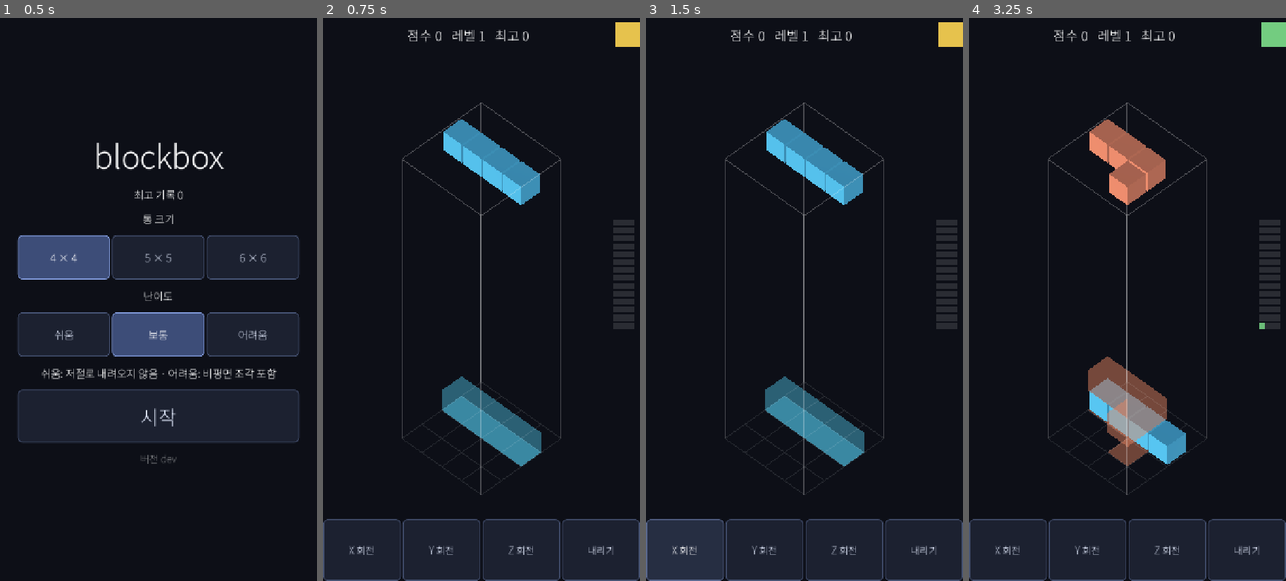
Above: before the commit, frames 1-4 (left to right).
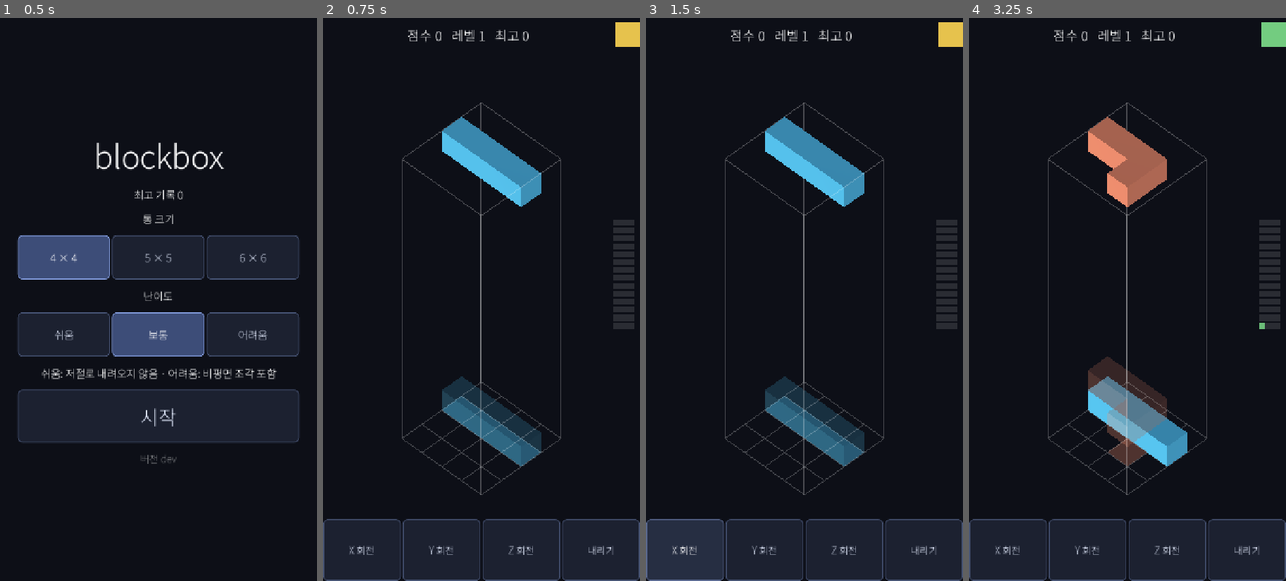
Above: after the commit, the same moments.

Repository: kjw5541a-hash/blockbox
Game: Godot game, scene res://scenes/start.tscn
Same seed, same stepped clock (60 frames per second), same inputs: the game is played once before the commit and once after it.
Inputs (mouse positions are in pixels of both pictures, inside the frame that each line leads up to):
- Up to frame 1 (0.5 s): no input
- Up to frame 2 (0.75 s): click "시작" at 0.5 s
- Up to frame 3 (1.5 s): click "X 회전" at 1.25 s
- Up to frame 4 (3.25 s): click "Y 회전" at 2 s; tap Enter at 2.75 s; move the mouse to (1197, 271) at 2.77 s; hold Right from 2.78 s (still down); tap R at 2.85 s; click (1197, 271) at 2.92 s; tap Space at 3.02 s

Frame 1 is identical in both runs. In frame 2, 2.9% of the frame differs, in the area x 25-75%, y 17-85%; in frame 3, 2.9%; in frame 4, 3.3%.

Commit message:
feat: 조각과 쌓인 칸을 한 덩어리로 그리고 고스트에 입체감을 준다
칸마다 큐브를 놓으면 칸 경계에 그림자 선이 생겨 붙어 있는 칸들이 따로 놀아
보인다. 고스트가 쓰던 껍데기 만들기를 BlockMesh 로 빼내, 떨어지는 조각과
쌓인 칸도 겉면만 남긴 메시 하나로 그린다. 보드 뷰는 칸마다 인스턴스를 두던
MultiMesh 대신 정점 색을 칠한 메시 하나가 됐다.

고스트는 양면을 다 그리고 빛도 안 받아 알파가 두 겹으로 쌓여 안으로 파인
것처럼 보였다. 감는 방향을 Godot 규약(앞면은 법선의 반대쪽으로 감긴다)에
맞추고 법선을 직접 넣어, 뒷면을 지우고 빛을 받게 했다.

바닥 격자가 너무 흐려 보이지 않아 알파를 0.10 에서 0.22 로 올렸다.

Co-Authored-By: Claude Opus 5 <noreply@anthropic.com>

Diff:
--- a/scenes/main.tscn
+++ b/scenes/main.tscn
@@ -26,7 +26,7 @@
 [node name="Game" type="Node" parent="."]
 script = ExtResource("2")
 
-[node name="BoardView" type="MultiMeshInstance3D" parent="."]
+[node name="BoardView" type="MeshInstance3D" parent="."]
 script = ExtResource("3")
 
 [node name="PieceView" type="Node3D" parent="."]
--- /dev/null
+++ b/scripts/block_mesh.gd
@@ -0,0 +1,47 @@
+class_name BlockMesh
+extends RefCounted
+
+# 칸 목록을 겉면만 남긴 메시 하나로 만든다. 이웃한 칸이 있는 면은 빼므로
+# 칸 경계가 보이지 않고 붙어 있는 칸들이 한 덩어리로 보인다.
+# 떨어지는 조각, 쌓인 칸, 고스트가 모두 이 함수 하나로 그려진다.
+
+const _DIRS := [
+	Vector3i(1, 0, 0), Vector3i(-1, 0, 0),
+	Vector3i(0, 1, 0), Vector3i(0, -1, 0),
+	Vector3i(0, 0, 1), Vector3i(0, 0, -1),
+]
+
+# colors 는 cells 와 같은 순서의 칸 색이다. 비워 두면 흰색으로 칠하므로
+# 재질의 albedo_color 가 그대로 색이 된다.
+static func hull_mesh(cells: Array[Vector3i],
+		colors: PackedColorArray = PackedColorArray()) -> ArrayMesh:
+	var filled := {}
+	for i in cells.size():
+		filled[cells[i]] = colors[i] if i < colors.size() else Color.WHITE
+	var st := SurfaceTool.new()
+	st.begin(Mesh.PRIMITIVE_TRIANGLES)
+	for c in filled:
+		for d in _DIRS:
+			if filled.has(c + d):
+				continue
+			_add_face(st, Vector3(c), Vector3(d), filled[c])
+	return st.commit()
+
+static func _add_face(st: SurfaceTool, center: Vector3, n: Vector3, color: Color) -> void:
+	# 축에 나란한 법선이라 성분을 한 칸 돌리면 반드시 법선과 어긋난 축이 나온다.
+	var u := Vector3(n.y, n.z, n.x)
+	var v := n.cross(u)
+	var o := center + n * 0.5
+	var p := [
+		o - u * 0.5 - v * 0.5,
+		o + u * 0.5 - v * 0.5,
+		o + u * 0.5 + v * 0.5,
+		o - u * 0.5 + v * 0.5,
+	]
+	# Godot 은 (v1-v0)×(v2-v0) 이 법선의 *반대* 쪽인 삼각형을 앞면으로 친다.
+	# u×v 가 곧 n 이므로 0,1,2 순서로 감으면 바깥 면이 뒷면이 되어, 뒷면을
+	# 지우는 순간 조각이 통째로 사라진다. 그래서 뒤집어 감는다.
+	for i in [0, 2, 1, 0, 3, 2]:
+		st.set_color(color)
+		st.set_normal(n)
+		st.add_vertex(p[i])
--- a/scripts/board_view.gd
+++ b/scripts/board_view.gd
@@ -1,6 +1,4 @@
-extends MultiMeshInstance3D
-
-const CELL_SIZE := 0.92
+extends MeshInstance3D
 
 var game: Game = null
 
@@ -11,37 +9,28 @@
 	refresh()
 
 func _ready() -> void:
-	var mesh := BoxMesh.new()
-	mesh.size = Vector3(CELL_SIZE, CELL_SIZE, CELL_SIZE)
-
 	var mat := StandardMaterial3D.new()
+	# 칸마다 색이 달라 정점 색으로 칠한다. 기본값은 그 값을 이미 선형 공간이라고
+	# 보고 변환 없이 쓴다. 반면 떨어지는 조각(PieceView)은 albedo_color 로 색을
+	# 넣고 그쪽은 sRGB 로 간주해 변환된다. 그래서 이걸 켜지 않으면 같은 색인데도
+	# 조각이 잠기는 순간 밝기가 튄다.
 	mat.vertex_color_use_as_albedo = true
-	# MultiMesh 인스턴스 색은 정점 색으로 들어가는데, 기본값은 그 값을 이미
-	# 선형 공간이라고 보고 변환 없이 쓴다. 반면 떨어지는 조각(PieceView)은
-	# albedo_color 로 색을 넣고 그쪽은 sRGB 로 간주해 변환된다. 그래서 이걸
-	# 켜지 않으면 같은 색인데도 조각이 잠기는 순간 밝기가 튄다.
 	mat.vertex_color_is_srgb = true
-	mesh.material = mat
-
-	multimesh = MultiMesh.new()
-	multimesh.transform_format = MultiMesh.TRANSFORM_3D
-	multimesh.use_colors = true
-	multimesh.mesh = mesh
-	multimesh.instance_count = Board.WIDTH * Board.DEPTH * Board.HEIGHT
-	multimesh.visible_instance_count = 0
+	material_override = mat
 
 func refresh() -> void:
 	if game == null:
 		return
-	var i := 0
+	# 쌓인 칸도 조각처럼 껍데기 하나로 그린다. 맞닿은 면이 사라지므로 쌓인
+	# 더미가 칸 단위로 쪼개져 보이지 않고 한 덩어리로 보인다.
+	var cells: Array[Vector3i] = []
+	var colors := PackedColorArray()
 	for y in Board.HEIGHT:
 		for z in Board.DEPTH:
 			for x in Board.WIDTH:
 				var kind := game.board.get_cell(Vector3i(x, y, z))
 				if kind == 0:
 					continue
-				multimesh.set_instance_transform(
-					i, Transform3D(Basis(), Vector3(x, y, z)))
-				multimesh.set_instance_color(i, BlockColors.of(kind))
-				i += 1
-	multimesh.visible_instance_count = i
+				cells.append(Vector3i(x, y, z))
+				colors.append(BlockColors.of(kind))
+	mesh = BlockMesh.hull_mesh(cells, colors)
--- a/scripts/box_frame.gd
+++ b/scripts/box_frame.gd
@@ -1,7 +1,7 @@
 extends Node3D
 
 const LINE_COLOR := Color(1, 1, 1, 0.25)
-const FLOOR_COLOR := Color(1, 1, 1, 0.10)
+const FLOOR_COLOR := Color(1, 1, 1, 0.22)
 
 func _ready() -> void:
 	var mesh := ImmediateMesh.new()
--- a/scripts/piece_view.gd
+++ b/scripts/piece_view.gd
@@ -1,84 +1,40 @@
 extends Node3D
 
-const CELL_SIZE := 0.92
 const GHOST_ALPHA := 0.28
 const FOOTPRINT_ALPHA := 0.45
 const FOOTPRINT_Y := -0.48
 
-const _DIRS := [
-	Vector3i(1, 0, 0), Vector3i(-1, 0, 0),
-	Vector3i(0, 1, 0), Vector3i(0, -1, 0),
-	Vector3i(0, 0, 1), Vector3i(0, 0, -1),
-]
-
 var game: Game = null
 
-var _cubes: Array[MeshInstance3D] = []
+var _solid: MeshInstance3D = null
 var _ghost: MeshInstance3D = null
 var _marks: Array[MeshInstance3D] = []
 
 func _ready() -> void:
-	var cube := BoxMesh.new()
-	cube.size = Vector3(CELL_SIZE, CELL_SIZE, CELL_SIZE)
 	# 발자국은 칸 크기 그대로 깔아 옆 칸과 맞닿게 한다. 사이에 틈을 두면
 	# 붙어 있는 조각인데도 칸이 하나씩 따로 놀아 보인다.
 	var quad := QuadMesh.new()
 	quad.size = Vector2.ONE
 	quad.orientation = PlaneMesh.FACE_Y
 
-	# 4개짜리 큐브를 먼저 전부 만들고 나서 고스트/발자국을 만든다.
-	# tests/test_main_smoke.gd 가 get_child(0..3) 이 조각 큐브라고 가정한다 —
-	# 여기서 순서를 섞으면 그 테스트가 깨진다.
+	# 떨어지는 조각도 고스트처럼 껍데기 하나다. 칸마다 큐브를 놓으면 칸 경계에
+	# 그림자 선이 생겨 네 조각이 따로 놀아 보인다.
+	_solid = _make(false)
+	_ghost = _make(true)
 	for _i in 4:
-		_cubes.append(_make(cube, false))
-	_ghost = _make(null, true)
-	# 겉면만 남긴 껍데기라 앞뒤 면이 정확히 두 겹씩 겹친다. 뒷면을 지우면
-	# 감는 방향에 따라 통째로 사라질 수 있어, 양면을 다 그린다.
-	(_ghost.material_override as StandardMaterial3D).cull_mode = BaseMaterial3D.CULL_DISABLED
-	for _i in 4:
-		_marks.append(_make(quad, true))
+		var m := _make(true)
+		m.mesh = quad
+		_marks.append(m)
 
-func _make(mesh: Mesh, transparent: bool) -> MeshInstance3D:
+func _make(transparent: bool) -> MeshInstance3D:
 	var m := MeshInstance3D.new()
-	m.mesh = mesh
 	var mat := StandardMaterial3D.new()
 	if transparent:
 		mat.transparency = BaseMaterial3D.TRANSPARENCY_ALPHA
-		mat.shading_mode = BaseMaterial3D.SHADING_MODE_UNSHADED
 	m.material_override = mat
 	m.visible = false
 	add_child(m)
 	return m
-
-# 칸 목록을 겉면만 남긴 메시 하나로 만든다. 이웃한 칸이 있는 면은 빼므로
-# 안쪽 칸 경계가 비쳐 보이지 않고 조각 전체가 한 덩어리로 보인다.
-static func hull_mesh(cells: Array[Vector3i]) -> ArrayMesh:
-	var filled := {}
-	for c in cells:
-		filled[c] = true
-	var st := SurfaceTool.new()
-	st.begin(Mesh.PRIMITIVE_TRIANGLES)
-	for c in filled:
-		for d in _DIRS:
-			if filled.has(c + d):
-				continue
-			_add_face(st, Vector3(c), Vector3(d))
-	st.generate_normals()
-	return st.commit()
-
-static func _add_face(st: SurfaceTool, center: Vector3, n: Vector3) -> void:
-	# 축에 나란한 법선이라 성분을 한 칸 돌리면 반드시 법선과 어긋난 축이 나온다.
-	var u := Vector3(n.y, n.z, n.x)
-	var v := n.cross(u)
-	var o := center + n * 0.5
-	var p := [
-		o - u * 0.5 - v * 0.5,
-		o + u * 0.5 - v * 0.5,
-		o + u * 0.5 + v * 0.5,
-		o - u * 0.5 + v * 0.5,
-	]
-	for i in [0, 1, 2, 0, 2, 3]:
-		st.add_vertex(p[i])
 
 func setup(g: Game) -> void:
 	game = g
@@ -87,10 +43,10 @@
 	refresh()
 
 func _hide_all() -> void:
+	_solid.visible = false
 	_ghost.visible = false
-	for group in [_cubes, _marks]:
-		for m in group:
-			m.visible = false
+	for m in _marks:
+		m.visible = false
 
 func refresh() -> void:
 	if game == null or game.current == null:
@@ -98,23 +54,21 @@
 		return
 	var color := BlockColors.of(game.current.kind)
 
-	var world := game.current.world_cells()
-	for i in _cubes.size():
-		_place(_cubes[i], Vector3(world[i]), color, 1.0)
+	# 조각은 네 칸뿐이라 움직일 때마다 껍데기를 다시 만들어도 비용이 없다시피 하다.
+	_solid.mesh = BlockMesh.hull_mesh(game.current.world_cells())
+	_show(_solid, Vector3.ZERO, color, 1.0)
 
-	# 고스트는 칸마다 큐브를 놓지 않고 매번 껍데기를 새로 만든다. 조각은 네
-	# 칸뿐이라 다시 만드는 비용이 없다시피 하다.
-	_ghost.mesh = hull_mesh(game.ghost_cells())
-	_place(_ghost, Vector3.ZERO, color, GHOST_ALPHA)
+	_ghost.mesh = BlockMesh.hull_mesh(game.ghost_cells())
+	_show(_ghost, Vector3.ZERO, color, GHOST_ALPHA)
 
 	var fp := game.footprint_cells()
 	for i in _marks.size():
 		if i >= fp.size():
 			_marks[i].visible = false
 			continue
-		_place(_marks[i], Vector3(fp[i].x, FOOTPRINT_Y, fp[i].z), color, FOOTPRINT_ALPHA)
+		_show(_marks[i], Vector3(fp[i].x, FOOTPRINT_Y, fp[i].z), color, FOOTPRINT_ALPHA)
 
-func _place(m: MeshInstance3D, pos: Vector3, color: Color, alpha: float) -> void:
+func _show(m: MeshInstance3D, pos: Vector3, color: Color, alpha: float) -> void:
 	m.visible = true
 	m.position = pos
 	var mat := m.material_override as StandardMaterial3D
--- a/tests/test_game_config.gd
+++ b/tests/test_game_config.gd
@@ -104,9 +104,7 @@
 		"보드가 6x6 이어야 한다: %d 칸" % game.board.cells.size())
 	assert(main.rig.position == Vector3(2.5, (Board.HEIGHT - 1) * 0.5, 2.5),
 		"카메라가 통 한가운데를 봐야 한다: %s" % main.rig.position)
-	var board_view: MultiMeshInstance3D = main.board_view
-	assert(board_view.multimesh.instance_count == 6 * 6 * Board.HEIGHT,
-		"보드 뷰가 모든 칸을 그릴 수 있어야 한다: %d" % board_view.multimesh.instance_count)
+	var board_view: MeshInstance3D = main.board_view
 
 	# 통이 커져도 화면 안에 들어와야 하고, 좌우에 시점 회전용 여백이 남아야 한다.
 	var rect: Rect2 = main.touch_input.box_screen_rect()
@@ -118,8 +116,8 @@
 
 	# 쉬움이라 저절로 내려오지 않는다. 내리기로 잠근 뒤 뷰에 반영되는지 본다.
 	game.hard_drop()
-	assert(board_view.multimesh.visible_instance_count == 4,
-		"잠긴 4칸이 보드 뷰에 나와야 한다: %d" % board_view.multimesh.visible_instance_count)
+	assert(board_view.mesh != null and board_view.mesh.get_surface_count() == 1,
+		"6x6 통에서도 잠긴 칸이 보드 뷰에 나와야 한다")
 	var gauge := main.get_node("HUD/LayerGauge")
 	assert(gauge._bars.size() == Board.HEIGHT, "층 게이지 막대는 층마다 하나")
 
--- a/tests/test_main_smoke.gd
+++ b/tests/test_main_smoke.gd
@@ -50,36 +50,37 @@
 			key_moved = true
 	assert(key_moved, "방향키 넷 중 최소 하나는 조각을 옮겨야 한다")
 
-	# 조각 뷰의 큐브가 격자 좌표와 같은 자리에 있어야 한다.
+	# 조각 뷰의 껍데기가 격자 좌표와 같은 자리에 있어야 한다.
 	var piece_view: Node3D = main.piece_view
 	var world := game.current.world_cells()
-	for i in world.size():
-		var cube: MeshInstance3D = piece_view.get_child(i)
-		assert(cube.visible, "조각 큐브가 보여야 한다")
-		assert(cube.position == Vector3(world[i]),
-			"큐브 위치 %s 가 격자 좌표 %s 와 어긋난다" % [cube.position, world[i]])
+	var solid: MeshInstance3D = piece_view._solid
+	assert(solid.visible, "떨어지는 조각이 보여야 한다")
+	var solid_aabb := (solid.mesh as ArrayMesh).get_aabb()
+	assert(solid_aabb.position.is_equal_approx(
+			Vector3(Piece.bbox_min(world)) - Vector3.ONE * 0.5),
+		"조각 껍데기 %s 가 격자 좌표와 어긋난다" % solid_aabb.position)
 
 	# 잠긴 조각이 보드 뷰에 반영되어야 한다.
-	var board_view: MultiMeshInstance3D = main.board_view
+	var board_view: MeshInstance3D = main.board_view
 	var locked_kind: int = game.current.kind
-	var falling_mat := (piece_view.get_child(0) as MeshInstance3D).material_override as StandardMaterial3D
+	var falling_mat := solid.material_override as StandardMaterial3D
 	var falling_albedo := falling_mat.albedo_color
+	var landing := game.ghost_cells()
 	game.hard_drop()
-	assert(board_view.multimesh.visible_instance_count == 4,
-		"잠긴 4칸이 보드 뷰에 나와야 한다: %d" % board_view.multimesh.visible_instance_count)
+	var stack := (board_view.mesh as ArrayMesh).get_aabb()
+	assert(stack.position.is_equal_approx(
+			Vector3(Piece.bbox_min(landing)) - Vector3.ONE * 0.5),
+		"잠긴 칸이 보드 뷰에 나오지 않았다: %s, 착지 %s" % [stack, landing])
 
 	# 조각이 잠기는 순간 색이 튀면 안 된다. 떨어지는 조각은 albedo_color 로,
-	# 잠긴 칸은 MultiMesh 인스턴스 색(정점 색)으로 그려진다. 두 경로가 같은 값을
+	# 잠긴 칸은 정점 색으로 그려진다. 두 경로가 같은 값을
 	# 넣는 것만으로는 부족하다 — albedo_color 는 sRGB 로 해석되므로 정점 색도
 	# 같게 읽어야 한다. 아니면 잠기는 순간 같은 색이 밝은 쪽으로 튄다.
-	#
-	# 인스턴스 색을 되읽어 비교하지는 못한다. headless 렌더 서버는
-	# get_instance_color 로 항상 검정을 준다 — 값이 아니라 배선만 확인한다.
 	var want := BlockColors.of(locked_kind)
 	assert(Vector3(falling_albedo.r, falling_albedo.g, falling_albedo.b).is_equal_approx(
 		Vector3(want.r, want.g, want.b)),
 		"떨어지는 %d 번 조각 색이 색표와 다르다: %s" % [locked_kind, falling_albedo])
-	var board_mat := board_view.multimesh.mesh.material as StandardMaterial3D
+	var board_mat := board_view.material_override as StandardMaterial3D
 	assert(board_mat.vertex_color_is_srgb,
 		"정점 색을 선형으로 읽으면 albedo_color 쪽보다 밝게 나와 잠길 때 색이 튄다")
 
--- a/tests/test_piece_view.gd
+++ b/tests/test_piece_view.gd
@@ -6,7 +6,9 @@
 func _initialize() -> void:
 	_test_hull_drops_shared_faces()
 	_test_hull_matches_the_cells_it_was_given()
+	_test_faces_wind_outward()
 	await _test_ghost_is_one_mesh_that_follows_the_piece()
+	await _test_piece_is_one_mesh_too()
 	print("test_piece_view: OK")
 	quit()
 
@@ -15,7 +17,7 @@
 
 # 정점 여섯 개가 사각면 하나(삼각형 둘)다.
 func _quads(cells: Array[Vector3i]) -> int:
-	var mesh: ArrayMesh = _script().hull_mesh(cells)
+	var mesh: ArrayMesh = BlockMesh.hull_mesh(cells)
 	if mesh.get_surface_count() == 0:
 		return 0
 	return mesh.surface_get_arrays(0)[Mesh.ARRAY_VERTEX].size() / 6
@@ -49,7 +51,7 @@
 # 통과한다.
 func _test_hull_matches_the_cells_it_was_given() -> void:
 	var cells: Array[Vector3i] = [Vector3i(2, 5, 1), Vector3i(3, 5, 1)]
-	var mesh: ArrayMesh = _script().hull_mesh(cells)
+	var mesh: ArrayMesh = BlockMesh.hull_mesh(cells)
 	var aabb := mesh.get_aabb()
 	assert(aabb.position.is_equal_approx(Vector3(1.5, 4.5, 0.5)),
 		"껍데기가 칸 자리에서 벗어났다: %s" % aabb.position)
@@ -58,7 +60,7 @@
 
 	# 면이 칸 겉면이 아니라 안쪽에 눌러앉아도 겉넓이는 그대로다. 꼭짓점이
 	# 전부 칸 모서리에 있는지 직접 본다 — 한 칸이면 여덟 자리뿐이다.
-	var one: ArrayMesh = _script().hull_mesh([Vector3i(0, 0, 0)] as Array[Vector3i])
+	var one: ArrayMesh = BlockMesh.hull_mesh([Vector3i(0, 0, 0)] as Array[Vector3i])
 	var corners := {}
 	for v in one.surface_get_arrays(0)[Mesh.ARRAY_VERTEX]:
 		assert(is_equal_approx(absf(v.x), 0.5) and is_equal_approx(absf(v.y), 0.5)
@@ -66,6 +68,29 @@
 			"꼭짓점이 칸 모서리에 있지 않다: %s" % v)
 		corners[v] = true
 	assert(corners.size() == 8, "한 칸의 꼭짓점은 여덟 자리: %d" % corners.size())
+
+# 뒷면을 지우려면 감는 방향이 맞아야 한다. 틀리면 바깥 면이 뒷면 취급을
+# 받아 조각이 통째로 사라진다. Godot 의 규약을 외워 적는 대신 엔진이 만든
+# BoxMesh 와 부호를 맞춰 본다.
+func _test_faces_wind_outward() -> void:
+	var box := BoxMesh.new()
+	var arrays := box.get_mesh_arrays()
+	var bv: PackedVector3Array = arrays[Mesh.ARRAY_VERTEX]
+	var bn: PackedVector3Array = arrays[Mesh.ARRAY_NORMAL]
+	var bi: PackedInt32Array = arrays[Mesh.ARRAY_INDEX]
+	var want := signf((bv[bi[1]] - bv[bi[0]]).cross(bv[bi[2]] - bv[bi[0]]).dot(bn[bi[0]]))
+
+	var mesh: ArrayMesh = BlockMesh.hull_mesh([Vector3i(0, 0, 0)] as Array[Vector3i])
+	var a := mesh.surface_get_arrays(0)
+	var v: PackedVector3Array = a[Mesh.ARRAY_VERTEX]
+	var n: PackedVector3Array = a[Mesh.ARRAY_NORMAL]
+	assert(n.size() == v.size(), "법선이 없으면 빛을 받을 수 없다")
+	for t in range(0, v.size(), 3):
+		# 법선이 바깥(칸 중심에서 멀어지는 쪽)을 봐야 한다. 한 칸짜리라 중심은 원점.
+		assert(n[t].dot(v[t]) > 0.0, "법선이 안쪽을 본다: %s / %s" % [n[t], v[t]])
+		var got := signf((v[t + 1] - v[t]).cross(v[t + 2] - v[t]).dot(n[t]))
+		assert(got == want,
+			"감는 방향이 BoxMesh 와 반대다 — 뒷면을 지우면 조각이 사라진다")
 
 func _test_ghost_is_one_mesh_that_follows_the_piece() -> void:
 	var game := Game.new()
@@ -81,9 +106,12 @@
 	var mat := ghost.material_override as StandardMaterial3D
 	assert(mat.transparency == BaseMaterial3D.TRANSPARENCY_ALPHA, "고스트는 반투명")
 	assert(is_equal_approx(mat.albedo_color.a, view.GHOST_ALPHA), "고스트 알파가 어긋난다")
-	# 껍데기는 앞뒤 면이 두 겹으로 겹친다. 한쪽을 지우면 감는 방향에 따라
-	# 통째로 사라질 수 있어 양면을 다 그려야 한다.
-	assert(mat.cull_mode == BaseMaterial3D.CULL_DISABLED, "고스트는 양면을 그려야 한다")
+	# 양면을 다 그리면 뒤쪽 면까지 겹쳐 비쳐 알파가 두 겹으로 쌓인다. 그러면
+	# 면마다 밝기가 뭉개져 안으로 파인 것처럼 보인다. 뒷면은 지우고 빛을
+	# 받게 두어야 면마다 밝기가 달라 입체로 읽힌다.
+	assert(mat.cull_mode == BaseMaterial3D.CULL_BACK, "고스트는 뒷면을 지워야 한다")
+	assert(mat.shading_mode != BaseMaterial3D.SHADING_MODE_UNSHADED,
+		"빛을 안 받으면 여섯 면이 같은 밝기라 납작해 보인다")
 
 	# 조각을 옮기면 껍데기도 따라와야 한다.
 	var before := (ghost.mesh as ArrayMesh).get_aabb()
@@ -99,3 +127,35 @@
 
 	game.queue_free()
 	view.queue_free()
+
+# 떨어지는 조각도 칸마다 큐브를 놓지 않고 껍데기 하나로 그린다. 큐브를 나란히
+# 놓으면 칸 경계마다 그림자 선이 생겨 네 칸이 따로 놀아 보인다.
+func _test_piece_is_one_mesh_too() -> void:
+	var game := Game.new()
+	root.add_child(game)
+	game.start(7)
+	var view = _script().new()
+	root.add_child(view)
+	await process_frame
+	view.setup(game)
+
+	var cells := game.current.world_cells()
+	var solid: MeshInstance3D = view._solid
+	assert(solid.visible, "떨어지는 조각이 보여야 한다")
+	var mesh := solid.mesh as ArrayMesh
+	var faces: int = mesh.surface_get_arrays(0)[Mesh.ARRAY_VERTEX].size() / 6
+	assert(faces < cells.size() * 6,
+		"칸끼리 맞닿은 면이 남아 있으면 덩어리로 안 보인다: %d 면" % faces)
+
+	var mn := Piece.bbox_min(cells)
+	var mx := Piece.bbox_max(cells)
+	var aabb := mesh.get_aabb()
+	assert(aabb.position.is_equal_approx(Vector3(mn) - Vector3.ONE * 0.5),
+		"조각 껍데기가 칸 자리에서 벗어났다: %s" % aabb.position)
+	assert(aabb.size.is_equal_approx(Vector3(mx - mn) + Vector3.ONE),
+		"조각 껍데기가 칸을 다 감싸지 못한다: %s" % aabb.size)
+	assert(solid.position.is_equal_approx(Vector3.ZERO),
+		"껍데기는 격자 좌표 그대로 만든다 — 노드를 또 옮기면 어긋난다")
+
+	game.queue_free()
+	view.queue_free()
Not shown, added: scripts/block_mesh.gd.uid
